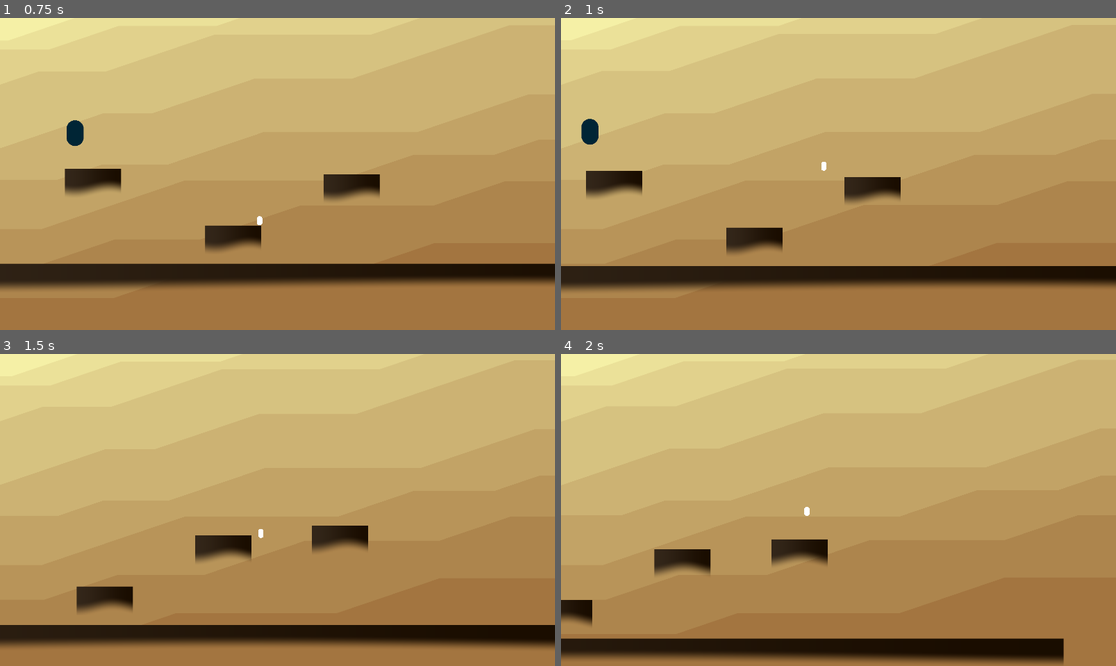
Above: before the commit, frames 1-4 (two rows, left to right).
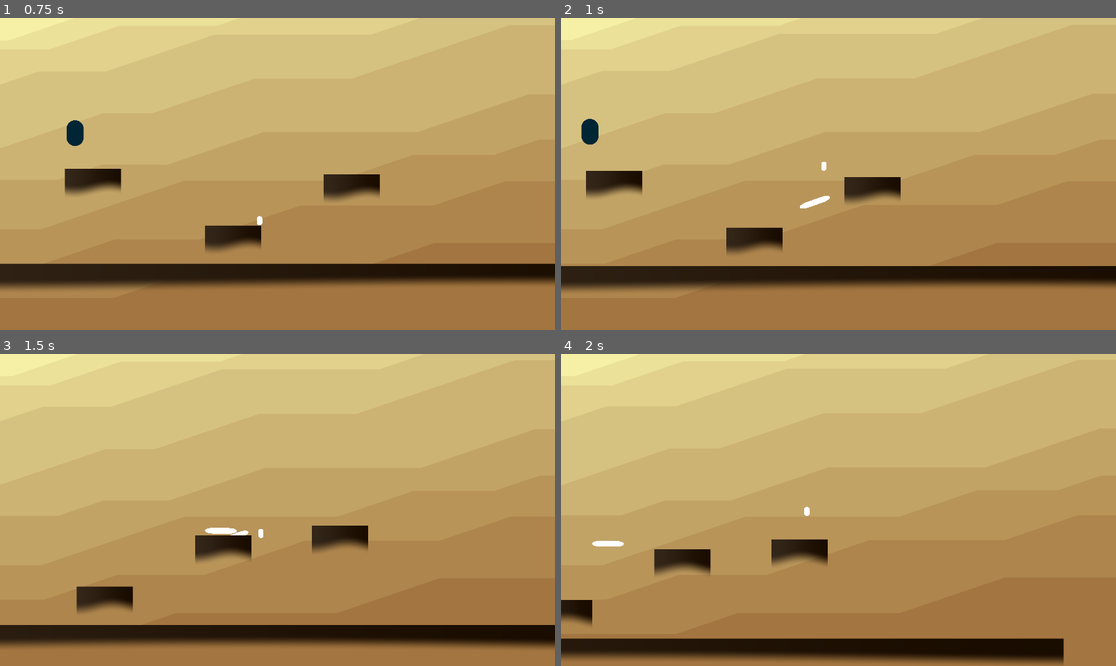
Above: after the commit, the same moments.

Repository: haikey-build/climb
Game: Godot game, scene res://level/desert/desert_level.tscn
Two runs of this game, one before a commit and one after it. Both use one fixed random seed, a clock stepped at 60 frames per second and the inputs below.
Inputs (mouse positions are in pixels of both pictures, inside the frame that each line leads up to):
- Up to frame 1 (0.75 s): tap Enter (ui_accept) at 0.5 s; move the mouse to (399, 158) at 0.52 s; hold D (right) from 0.53 s (still down); click (399, 158) at 0.6 s
- Up to frame 2 (1 s): keep holding D (right); tap W (jump) at 0.77 s; right-click (960, 158) at 0.8 s
- Up to frame 3 (1.5 s): keep holding D (right); move the mouse to (166, 525) at 1.27 s; right-click (166, 525) at 1.35 s
- Up to frame 4 (2 s): keep holding D (right); tap W (jump) at 1.52 s; click (727, 525) at 1.55 s

Frame 1 is identical in both runs. In frame 2, less than 0.1% of the frame differs, in the area x 43-49%, y 57-62%; in frame 3, 0.1%, in the area x 36-45%, y 55-59%; in frame 4, less than 0.1%.

Commit message:
basic range detection working

Diff:
--- a/char/ability/attack_area.gd
+++ b/char/ability/basic_melee_attack_area.gd
@@ -1,3 +1,9 @@
+
+# ------------------------------
+# TODO
+# most of this code should be in the parent scene: basic melee attack
+# parent scene should spawn in one of these then kill it
+
 extends Node2D
 
 var _inner_radius: float = 50.0
@@ -22,16 +28,18 @@
 	_turn_off()
 
 func enact_ability():
-	if _available_to_enact:
-		_turn_on()
+	if !_available_to_enact:
+		return false
 
-		var mouse_position = get_global_mouse_position()
-		var look_angle = (mouse_position - global_position).angle()
+	_turn_on()
 
-		_collision_polygon2d.rotation = look_angle
-		_polygon2d.rotation = look_angle
+	var mouse_position = get_global_mouse_position()
+	var look_angle = (mouse_position - global_position).angle()
 
-		_global_pos = global_position
+	_collision_polygon2d.rotation = look_angle
+	_polygon2d.rotation = look_angle
+
+	_global_pos = global_position
 
 func _physics_process(delta):
 	global_position = _global_pos
@@ -77,12 +85,12 @@
 
 
 func _on_area_2d_body_entered(body):
-	print('-------entered-------------')
+	print('-------body entered-------------')
 	print(body)
 
 
 func _on_area_2d_body_shape_entered(body_rid, body, body_shape_index, local_shape_index):
-	print('-------entered-------------')
+	print('-------body shape entered-------------')
 	print(body)
 
 func _on_cooldown_timer_timeout():
--- a/char/ability/attack_area.tscn
+++ b/char/ability/basic_melee_attack_area.tscn
@@ -1,9 +1,9 @@
 [gd_scene load_steps=2 format=3 uid="uid://ddwrema2ih862"]
 
-[ext_resource type="Script" path="res://char/ability/attack_area.gd" id="1_fuj1x"]
+[ext_resource type="Script" path="res://char/ability/basic_melee_attack_area.gd" id="1_3rv8j"]
 
-[node name="AttackArea" type="Node2D"]
-script = ExtResource("1_fuj1x")
+[node name="BasicMeleeAttackArea" type="Node2D"]
+script = ExtResource("1_3rv8j")
 
 [node name="Polygon2D" type="Polygon2D" parent="."]
 
@@ -19,7 +19,6 @@
 wait_time = 0.1
 one_shot = true
 
-[connection signal="area_entered" from="Area2D" to="." method="_on_area_2d_area_entered"]
 [connection signal="body_entered" from="Area2D" to="." method="_on_area_2d_body_entered"]
 [connection signal="body_shape_entered" from="Area2D" to="." method="_on_area_2d_body_shape_entered"]
 [connection signal="timeout" from="CooldownTimer" to="." method="_on_cooldown_timer_timeout"]
--- /dev/null
+++ b/char/ability/basic_range_attack.gd
@@ -0,0 +1,24 @@
+extends Node2D
+
+var _available_to_enact = true
+
+@onready var _attack_area_scene = preload("res://char/ability/basic_range_attack_area.tscn")
+
+
+func enact_ability():
+	if !_available_to_enact:
+		return false
+
+	# TODO object pooling
+	var attack_area = _attack_area_scene.instantiate()
+
+
+	var mouse_position = get_global_mouse_position()
+	var v = mouse_position - global_position
+	var look_angle = v.angle()
+	var travel_direction = v.normalized()
+
+	attack_area.rotation = look_angle + (PI / 2)
+	attack_area.setup(travel_direction, 500, global_position)
+
+	add_child(attack_area)
--- /dev/null
+++ b/char/ability/basic_range_attack.tscn
@@ -0,0 +1,6 @@
+[gd_scene load_steps=2 format=3 uid="uid://dn162mpy6k4jt"]
+
+[ext_resource type="Script" path="res://char/ability/basic_range_attack.gd" id="1_l8oir"]
+
+[node name="BasicRangeAttack" type="Node2D"]
+script = ExtResource("1_l8oir")
--- /dev/null
+++ b/char/ability/basic_range_attack_area.gd
@@ -0,0 +1,23 @@
+extends Node2D
+
+var _direction
+var _speed
+var _tracking_pos
+
+func setup(direction, speed, tracking_pos):
+	_direction = direction
+	_speed = speed
+	_tracking_pos = tracking_pos
+
+func _physics_process(delta):
+	_tracking_pos += delta * _speed * _direction
+	global_position = _tracking_pos
+
+
+func _on_duration_timer_timeout():
+	queue_free()
+
+
+func _on_area_2d_body_shape_entered(body_rid:RID, body:Node2D, body_shape_index:int, local_shape_index:int):
+	print('-------------range body shape entered---------------------------')
+	print(body)
--- /dev/null
+++ b/char/ability/basic_range_attack_area.tscn
@@ -0,0 +1,28 @@
+[gd_scene load_steps=4 format=3 uid="uid://deda3i34k4pvr"]
+
+[ext_resource type="Script" path="res://char/ability/basic_range_attack_area.gd" id="1_07gxc"]
+
+[sub_resource type="CapsuleShape2D" id="CapsuleShape2D_6osiy"]
+height = 110.0
+
+[sub_resource type="CapsuleMesh" id="CapsuleMesh_w36dw"]
+
+[node name="BasicRangeAttackArea" type="Node2D"]
+script = ExtResource("1_07gxc")
+
+[node name="Area2D" type="Area2D" parent="."]
+
+[node name="CollisionShape2D" type="CollisionShape2D" parent="Area2D"]
+shape = SubResource("CapsuleShape2D_6osiy")
+
+[node name="MeshInstance2D" type="MeshInstance2D" parent="."]
+position = Vector2(0, 3.8147e-06)
+scale = Vector2(20, 55)
+mesh = SubResource("CapsuleMesh_w36dw")
+
+[node name="DurationTimer" type="Timer" parent="."]
+one_shot = true
+autostart = true
+
+[connection signal="body_shape_entered" from="Area2D" to="." method="_on_area_2d_body_shape_entered"]
+[connection signal="timeout" from="DurationTimer" to="." method="_on_duration_timer_timeout"]
--- a/char/player/desert_char.gd
+++ b/char/player/desert_char.gd
@@ -14,7 +14,8 @@
 @onready var _platform_cooldown_timer = $PlatformCooldownTimer
 @onready var _air_jump = 1
 @onready var _can_place_platform = true
-@onready var _primary_ability = $AttackArea
+@onready var _primary_ability = $BasicMeleeAttackArea
+@onready var _secondary_ability = $BasicRangeAttack
 
 
 func _cycle_platform_type():
@@ -43,6 +44,8 @@
 		_cycle_platform_type()
 	if Input.is_action_just_pressed("primary_ability"):
 		_primary_ability.enact_ability()
+	if Input.is_action_just_pressed("secondary_ability"):
+		_secondary_ability.enact_ability()
 
 	velocity.x *= 0.75
 	velocity.y += 5000 * delta
--- a/char/player/desert_char.tscn
+++ b/char/player/desert_char.tscn
@@ -1,7 +1,8 @@
-[gd_scene load_steps=5 format=3 uid="uid://blubiq053mo8n"]
+[gd_scene load_steps=6 format=3 uid="uid://blubiq053mo8n"]
 
 [ext_resource type="Script" path="res://char/player/desert_char.gd" id="1_230j0"]
-[ext_resource type="PackedScene" uid="uid://ddwrema2ih862" path="res://char/ability/attack_area.tscn" id="2_vej3a"]
+[ext_resource type="PackedScene" uid="uid://dn162mpy6k4jt" path="res://char/ability/basic_range_attack.tscn" id="2_2413n"]
+[ext_resource type="PackedScene" uid="uid://ddwrema2ih862" path="res://char/ability/basic_melee_attack_area.tscn" id="2_vej3a"]
 
 [sub_resource type="CapsuleShape2D" id="CapsuleShape2D_trj2w"]
 radius = 9.0
@@ -30,6 +31,8 @@
 wait_time = 3.0
 one_shot = true
 
-[node name="AttackArea" parent="." instance=ExtResource("2_vej3a")]
+[node name="BasicRangeAttack" parent="." instance=ExtResource("2_2413n")]
+
+[node name="BasicMeleeAttackArea" parent="." instance=ExtResource("2_vej3a")]
 
 [connection signal="timeout" from="PlatformCooldownTimer" to="." method="_on_platform_cooldown_timer_timeout"]
--- a/project.godot
+++ b/project.godot
@@ -62,6 +62,11 @@
 "events": [Object(InputEventMouseButton,"resource_local_to_scene":false,"resource_name":"","device":-1,"window_id":0,"a …(258 unchanged characters)…
 ]
 }
+secondary_ability={
+"deadzone": 0.5,
+"events": [Object(InputEventMouseButton,"resource_local_to_scene":false,"resource_name":"","device":-1,"window_id":0,"alt_pressed":false,"shift_pressed":false,"ctrl_pressed":false,"meta_pressed":false,"button_mask":2,"position":Vector2(127, 11),"global_position":Vector2(131, 52),"factor":1.0,"button_index":2,"canceled":false,"pressed":true,"double_click":false,"script":null)
+]
+}
 
 [physics]
 
